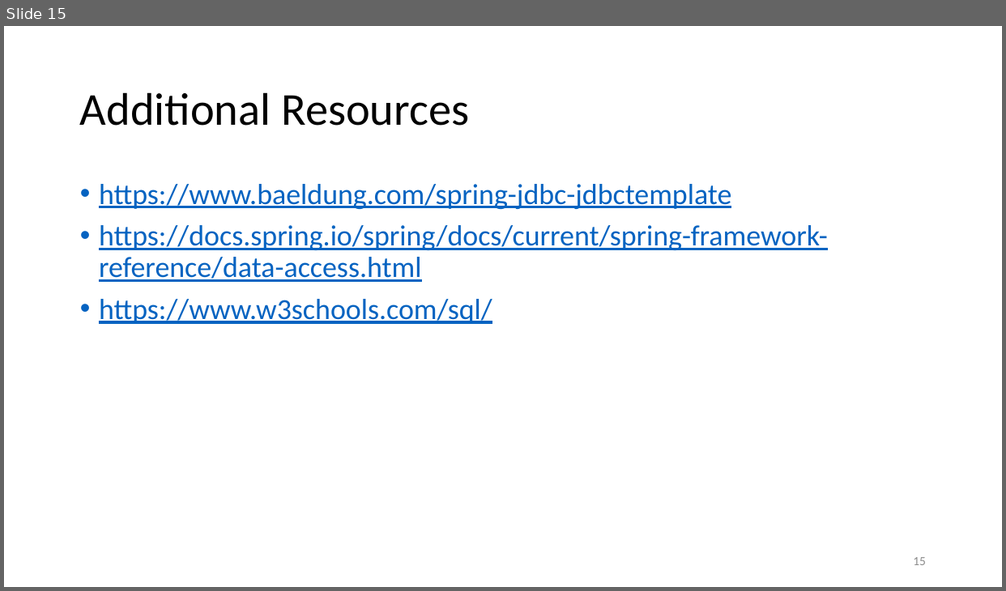
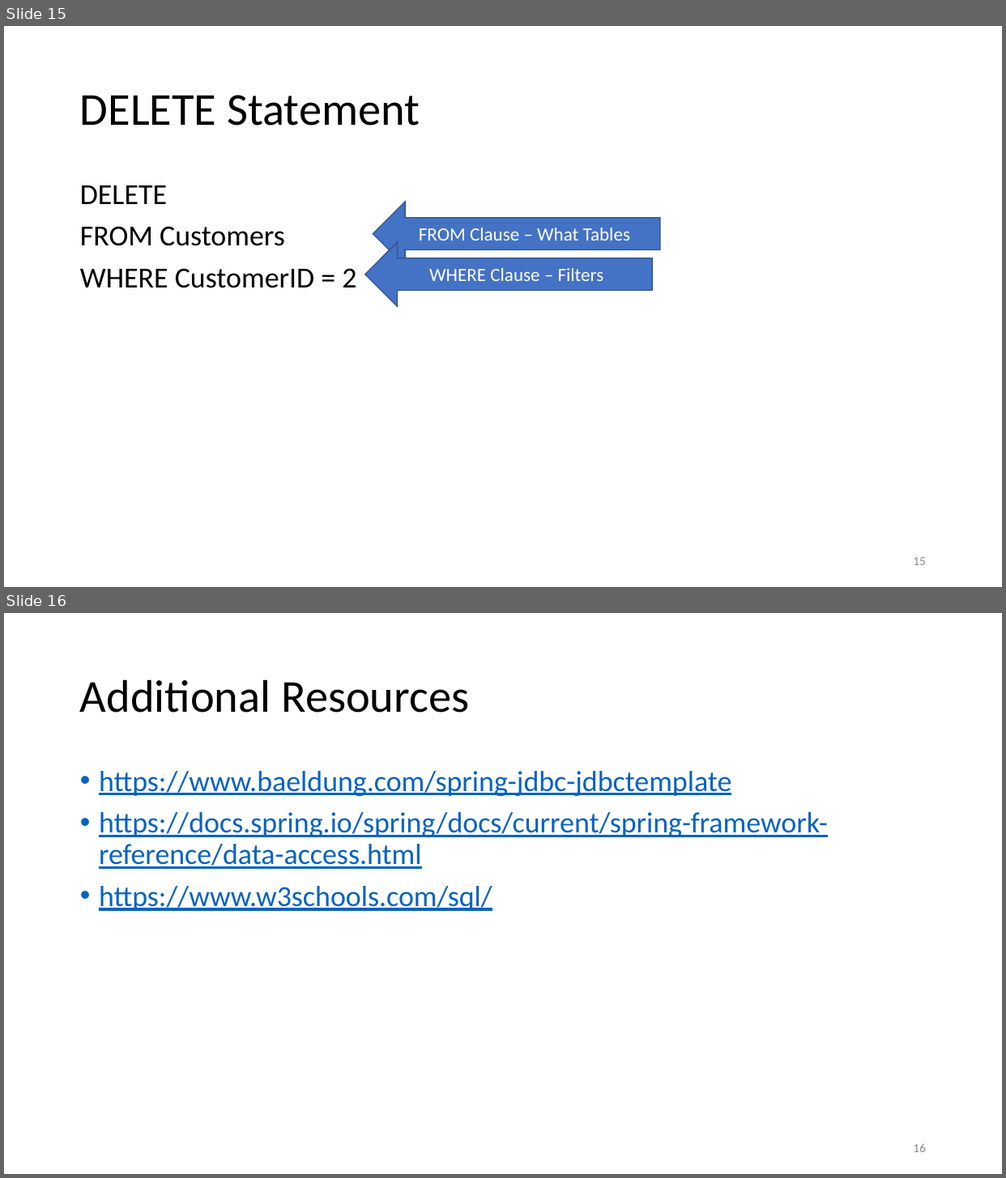
Before and after one commit to jpenniman/java-ms-training, a slide deck: slide-decks/Data-Access.pptx. Shown one above the other, each under a label of ours: slide 15 before the commit, slides 15 and 16 after it. The pictures are 1006x591 and 1006x1178 pixels, drawn with LibreOffice and Linux fonts; fonts in the diff are those of the drawing; background and template pictures are left out. Boxes give left, top, right and bottom in pixels: in the first picture for what was removed or moved away, otherwise in the second. Text is boxed around its words. In the diff, an @@ line names an element or a change of style, - is before the commit and + after.

```diff
--- a/slide-decks/Data-Access.pptx
+++ b/slide-decks/Data-Access.pptx
@@ slide 15 added at bbox=[4, 26, 1002, 587], background #FFFFFF @@
@@ title added at bbox=[80, 95, 420, 126], 44 pt, text #000000 @@
+DELETE Statement
@@ text added at bbox=[80, 186, 356, 288], 28 pt, text #000000 @@
+DELETE
+FROM Customers
+WHERE CustomerID = 2
@@ left arrow added at bbox=[373, 202, 661, 267], fill #4472C4, outline #325491 1 pt, 18 pt, text #FFFFFF @@
+FROM Clause – What Tables
@@ left arrow added at bbox=[364, 242, 652, 307], fill #4472C4, outline #325491 1 pt, 18 pt, text #FFFFFF @@
+WHERE Clause – Filters
@@ page number added at bbox=[913, 557, 926, 565], 12 pt, text #8C8C8C @@
+15
@@ what was slide 15 is now slide 16 @@
@@ page number at bbox=[913, 1144, 926, 1152]: text changed @@
-15
+16
```
Also in this commit, not shown: 1 slide changed, 3 other files.
